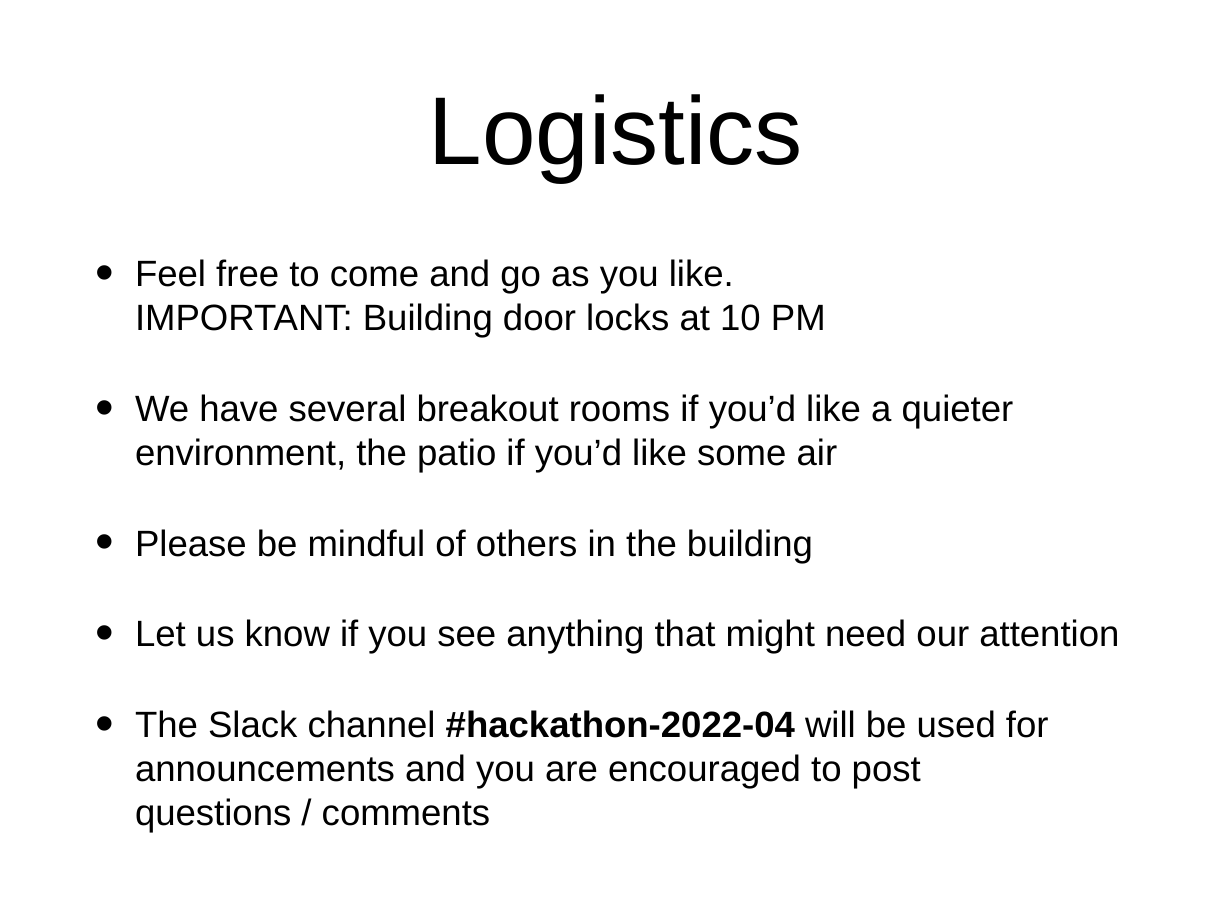
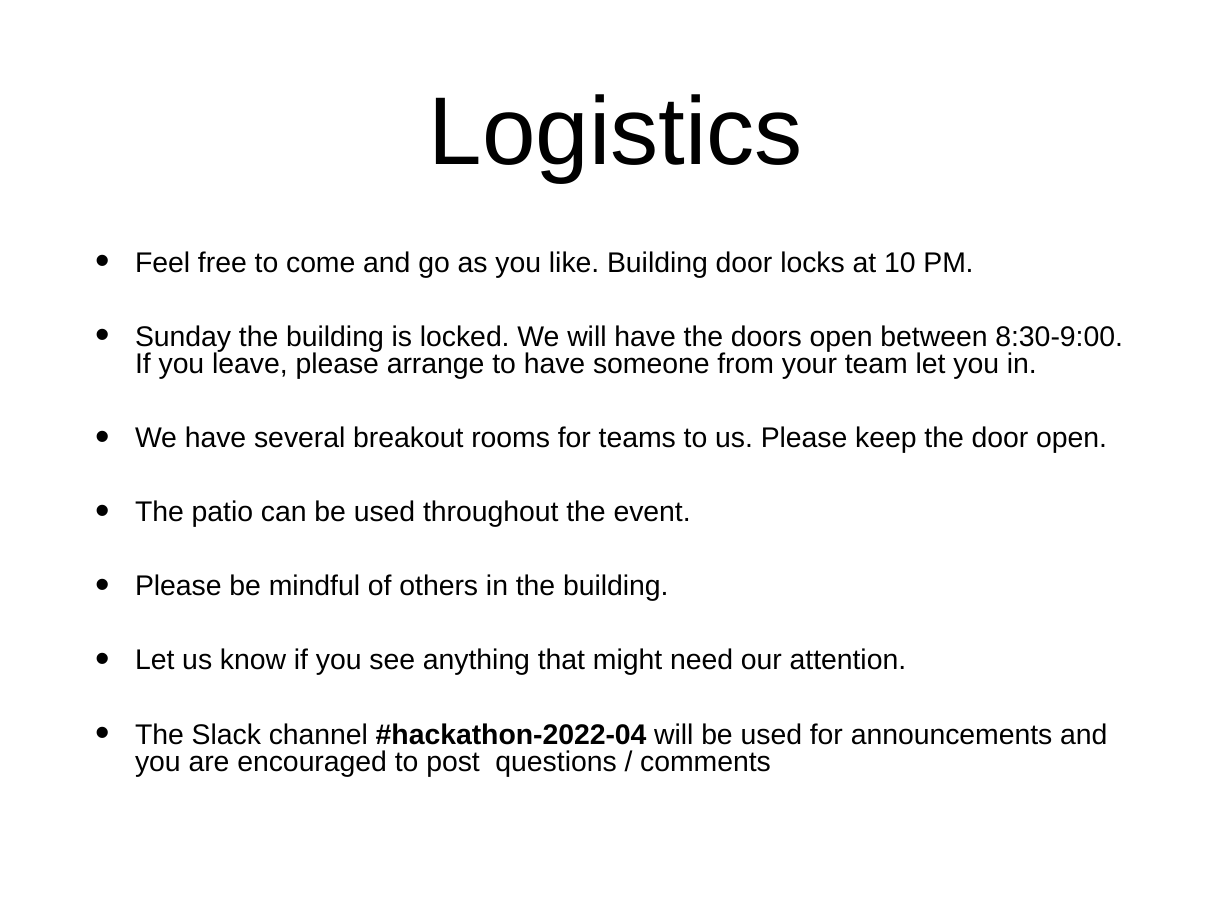
Before and after one commit to socalrug/hackathon-2022-04, a slide deck: slide 9 of admin/intro_slides/hackathon_intro_slides.pptx. Drawn at 1232x924 pixels with LibreOffice and Linux fonts; fonts in the diff are those of the drawing. Boxes give left, top, right and bottom in pixels: in the first picture for what was removed or moved away, otherwise in the second. Text is boxed around its words. In the diff, an @@ line names an element or a change of style, - is before the commit and + after.

```diff
--- a/admin/intro_slides/hackathon_intro_slides.pptx
+++ b/admin/intro_slides/hackathon_intro_slides.pptx
@@ text at bbox=[135, 251, 1123, 675]: text changed; size 30.4 to 23.6 pt @@
-• Feel free to come and go as you like.
-  IMPORTANT: Building door locks at 10 PM
-• We have several breakout rooms if you’d like a quieter environment, the patio if you’d like some air
-• Please be mindful of others in the building
-• Let us know if you see anything that might need our attention
+• Feel free to come and go as you like. Building door locks at 10 PM.
+• Sunday the building is locked. We will have the doors open between 8:30-9:00. If you leave, please arrange to have someone from your team let you in.
+• We have several breakout rooms for teams to us. Please keep the door open.
+• The patio can be used throughout the event.
+• Please be mindful of others in the building.
+• Let us know if you see anything that might need our attention.
@@ text at bbox=[135, 723, 1107, 777]: size 30.4 to 23.6 pt in "The Slack channel #hackathon-2022-04 will be used ..."; line spacing 1 to 0.8 @@
```
Also in this commit, not shown: 4 other slides changed, 3 other files.
